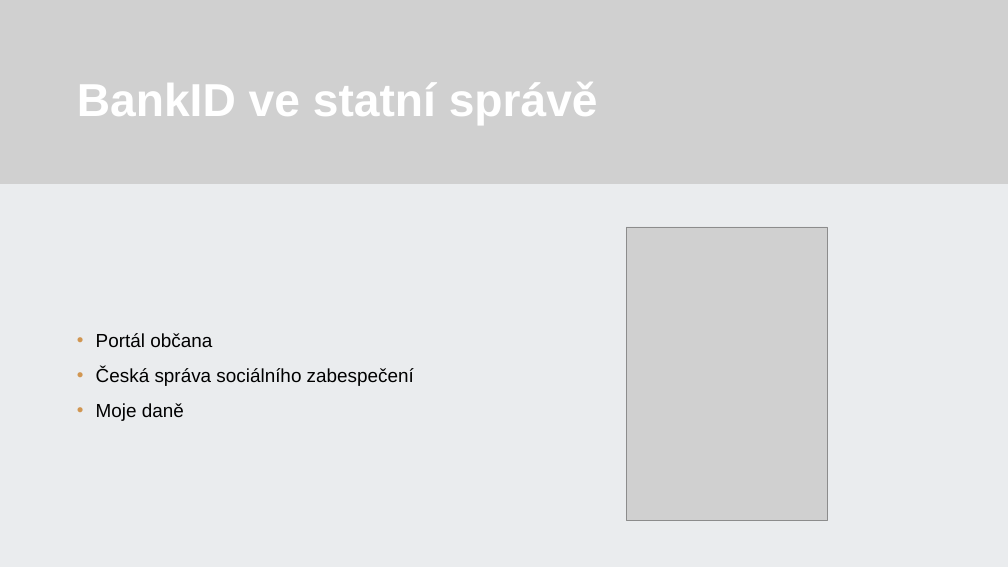
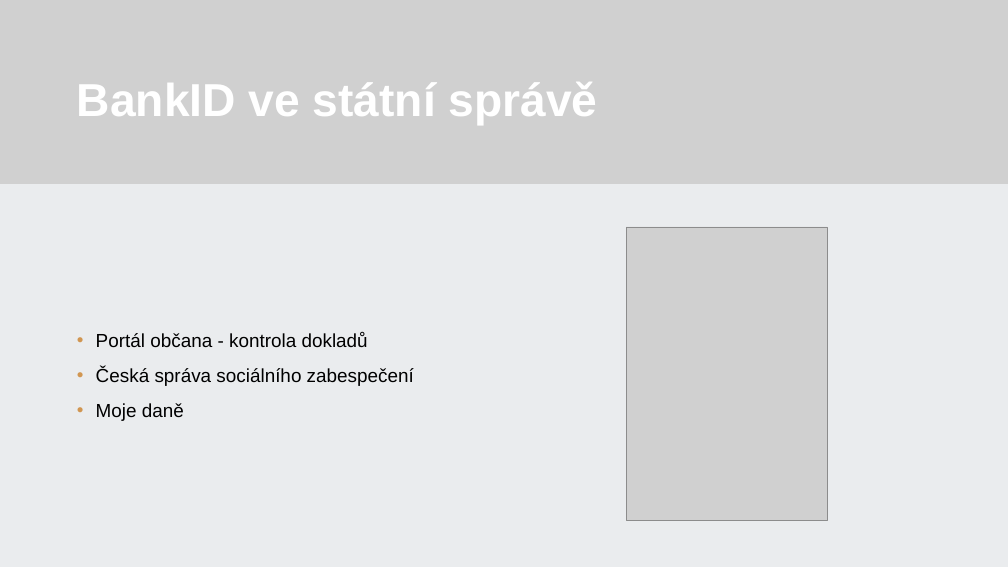
Before and after one commit to 22maixner/prezentace, a slide deck: slide 8 of Maixner.pptx (slide 6 before the commit). Drawn at 1008x567 pixels with LibreOffice and Linux fonts; fonts in the diff are those of the drawing; grey boxes stand for pictures; background and template pictures are left out. Boxes give left, top, right and bottom in pixels: in the first picture for what was removed or moved away, otherwise in the second. Text is boxed around its words. In the diff, an @@ line names an element or a change of style, - is before the commit and + after.

```diff
--- a/Maixner.pptx
+++ b/Maixner.pptx
@@ title at box(77, 82, 598, 125): text changed @@
-BankID ve statní správě
+BankID ve státní správě
@@ text at box(96, 332, 368, 348): text changed @@
-• Portál občana
+• Portál občana - kontrola dokladů
```
Also in this commit, not shown: 1 other slide changed, 5 slides added, 4 slides removed.
